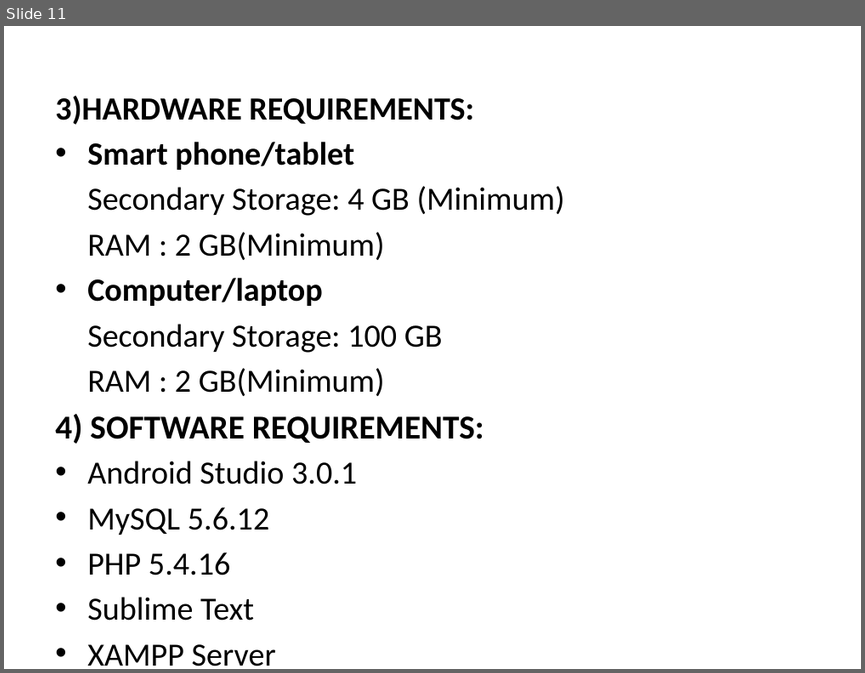
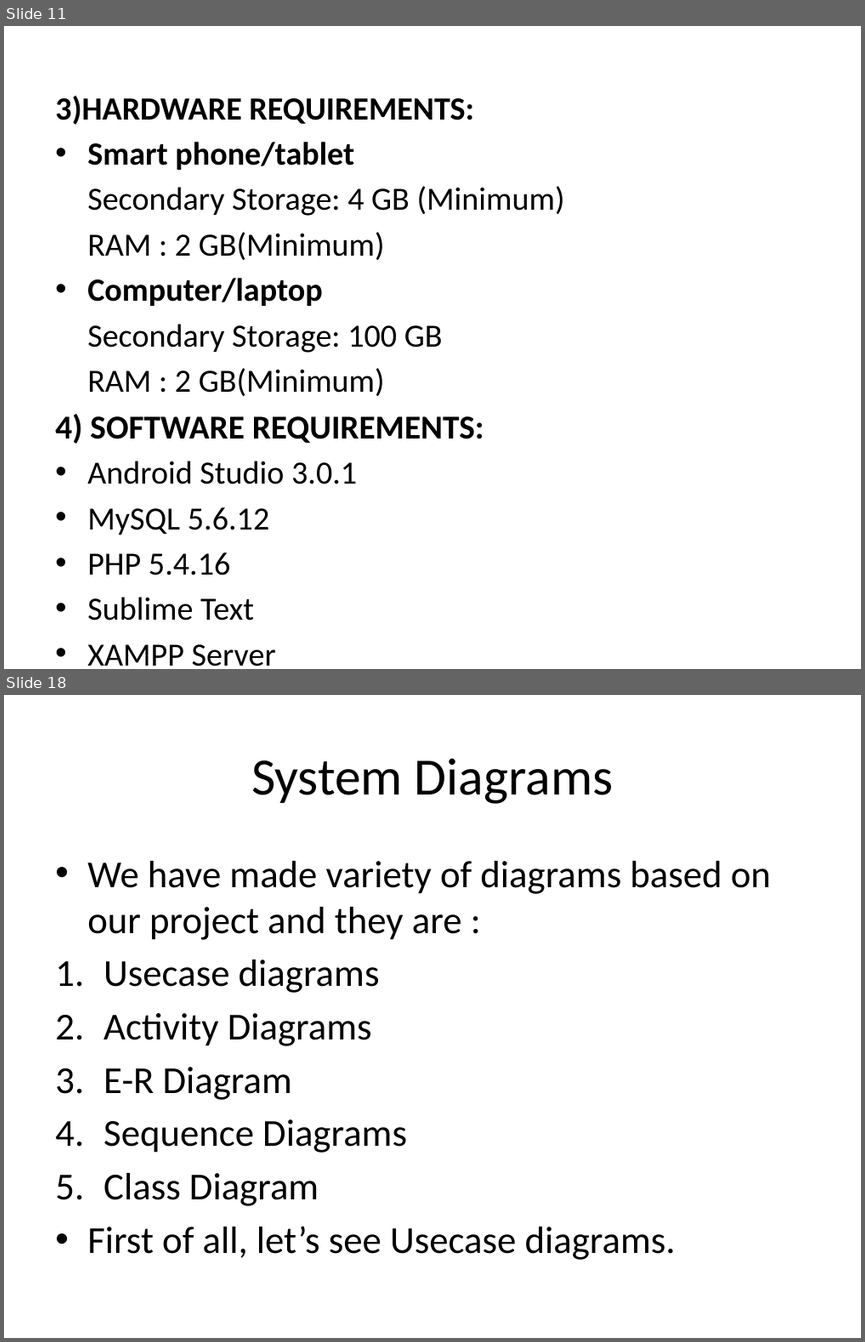
Before and after one commit to saaarvesh/FINALYEAR_PROJECT, a slide deck: Presentation/Project_Presentation.pptx. Shown one above the other, each under a label of ours: slide 11 before the commit, slides 11 and 18 after it; the slides between them are not shown. The pictures are 865x673 and 865x1342 pixels, drawn with LibreOffice and Linux fonts; fonts in the diff are those of the drawing. Boxes give left, top, right and bottom in pixels: in the first picture for what was removed or moved away, otherwise in the second. Text is boxed around its words. In the diff, an @@ line names an element or a change of style, - is before the commit and + after.

Commit message:
added system diagrams

```diff
--- a/Presentation/Project_Presentation.pptx
+++ b/Presentation/Project_Presentation.pptx
@@ slide 18 added at bbox=[4, 695, 861, 1338], background #FFFFFF @@
@@ title added at bbox=[251, 758, 613, 804], 44 pt, text #000000 @@
+System Diagrams
@@ text added at bbox=[87, 861, 771, 1259], 32 pt, text #000000 @@
+• We have made variety of diagrams based on our project and they are :
+1. Usecase diagrams
+2. Activity Diagrams
+3. E-R Diagram
+4. Sequence Diagrams
+5. Class Diagram
+• First of all, let’s see Usecase diagrams.
```
Also in this commit, not shown: 21 other slides added, 4 other files.
